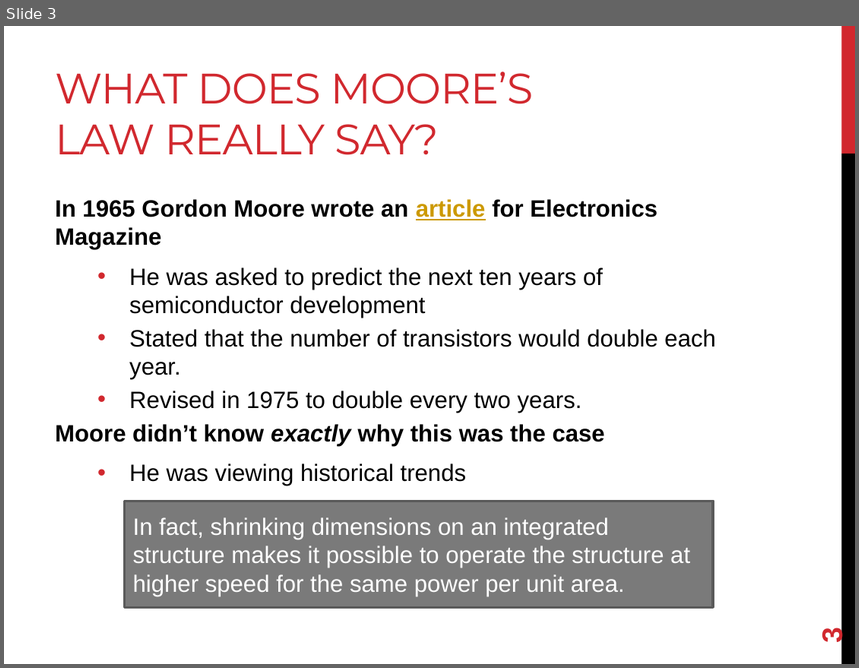
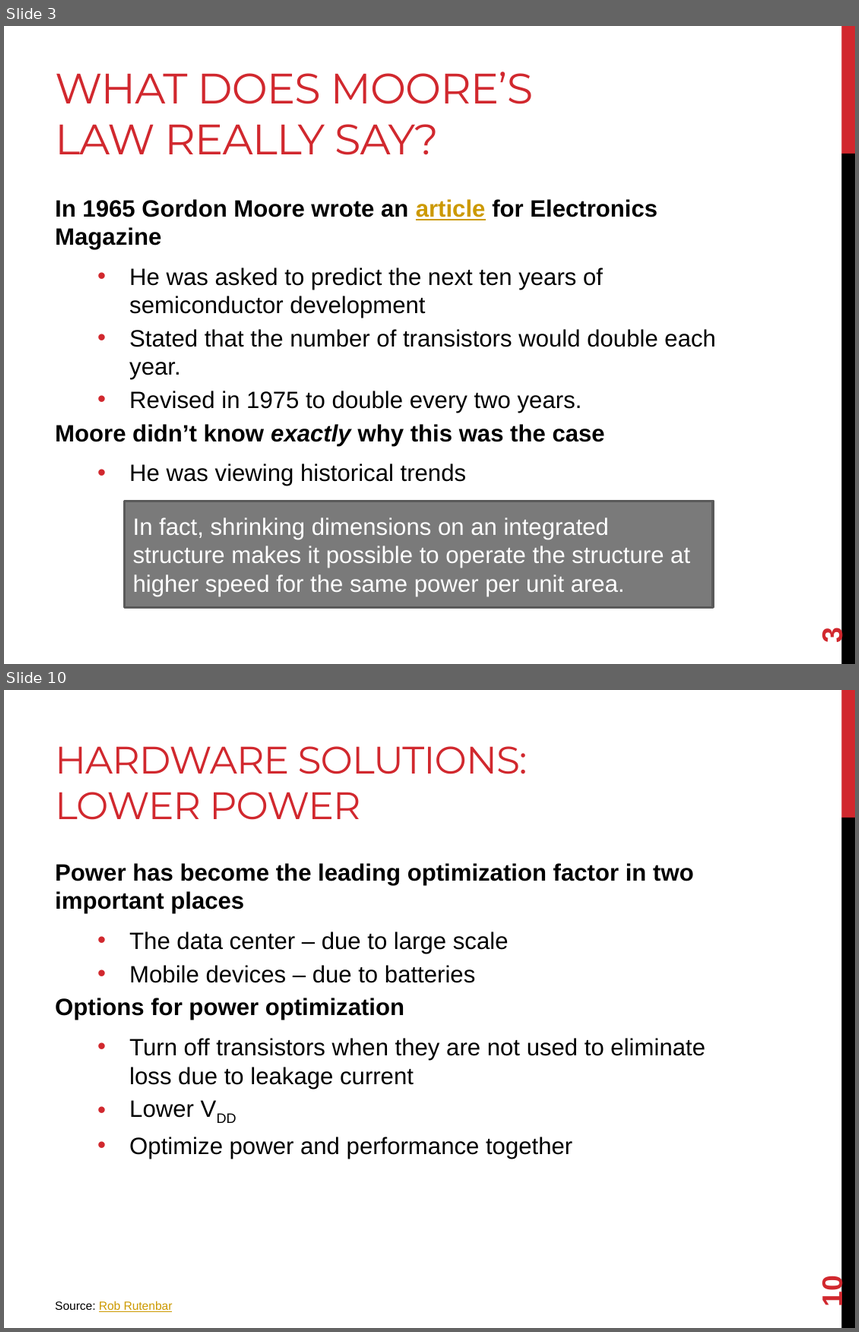
Before and after one commit to joshpeterson/DevelopingConcurrentSoftware, a slide deck: Lectures/Dennard Scaling/Dennard Scaling.pptx. Shown one above the other, each under a label of ours: slide 3 before the commit, slides 3 and 10 after it; the slides between them are not shown. The pictures are 859x668 and 859x1332 pixels, drawn with LibreOffice and Linux fonts; fonts in the diff are those of the drawing. Boxes give left, top, right and bottom in pixels: in the first picture for what was removed or moved away, otherwise in the second. Text is boxed around its words. In the diff, an @@ line names an element or a change of style, - is before the commit and + after.

```diff
--- a/Lectures/Dennard Scaling/Dennard Scaling.pptx
+++ b/Lectures/Dennard Scaling/Dennard Scaling.pptx
@@ slide 10 added at (x1=4, y1=690, x2=855, y2=1328), background #FFFFFF; not listed: 2 template elements that a slide beside it also shows @@
@@ title added at (x1=55, y1=746, x2=528, y2=820), 32.4 pt, text #D1282E @@
+HARDWARE SOLUTIONS: LOWER POWER
@@ text added at (x1=55, y1=863, x2=705, y2=1159), 20 pt, text #000000 @@
+Power has become the leading optimization factor in two important places
+  • The data center – due to large scale
+  • Mobile devices – due to batteries
+Options for power optimization
+  • Turn off transistors when they are not used to eliminate loss due to leakage current
+  • Lower VDD
+  • Optimize power and performance together
@@ page number added at (x1=816, y1=1279, x2=848, y2=1306), 24 pt, text #D1282E, bold @@
+10
@@ text added at (x1=55, y1=1301, x2=173, y2=1312), 10 pt, text #CC9900, underline @@
+Source: Rob Rutenbar
```
Also in this commit, not shown: 2 slides changed, 5 other slides added.
